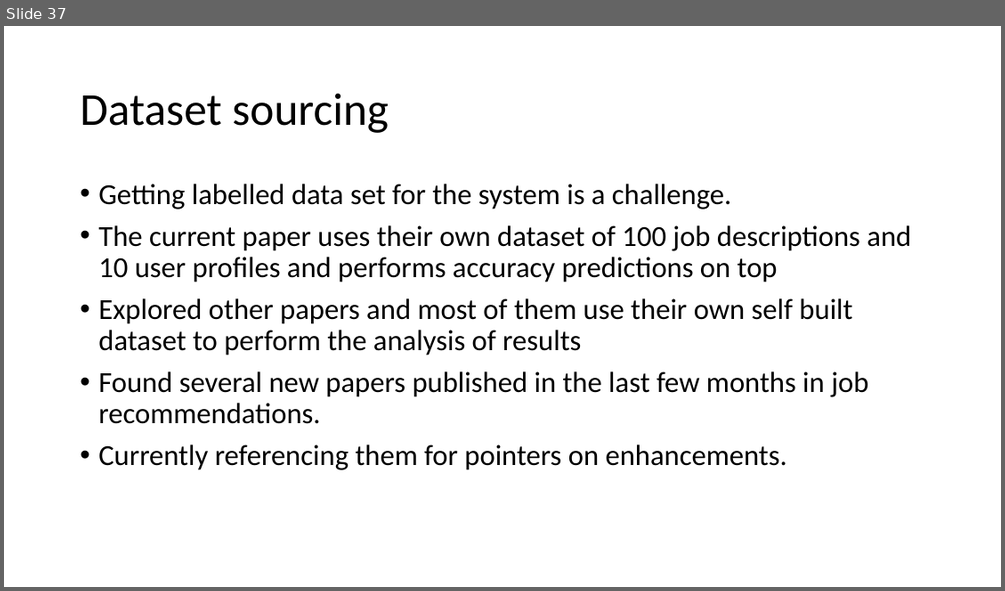
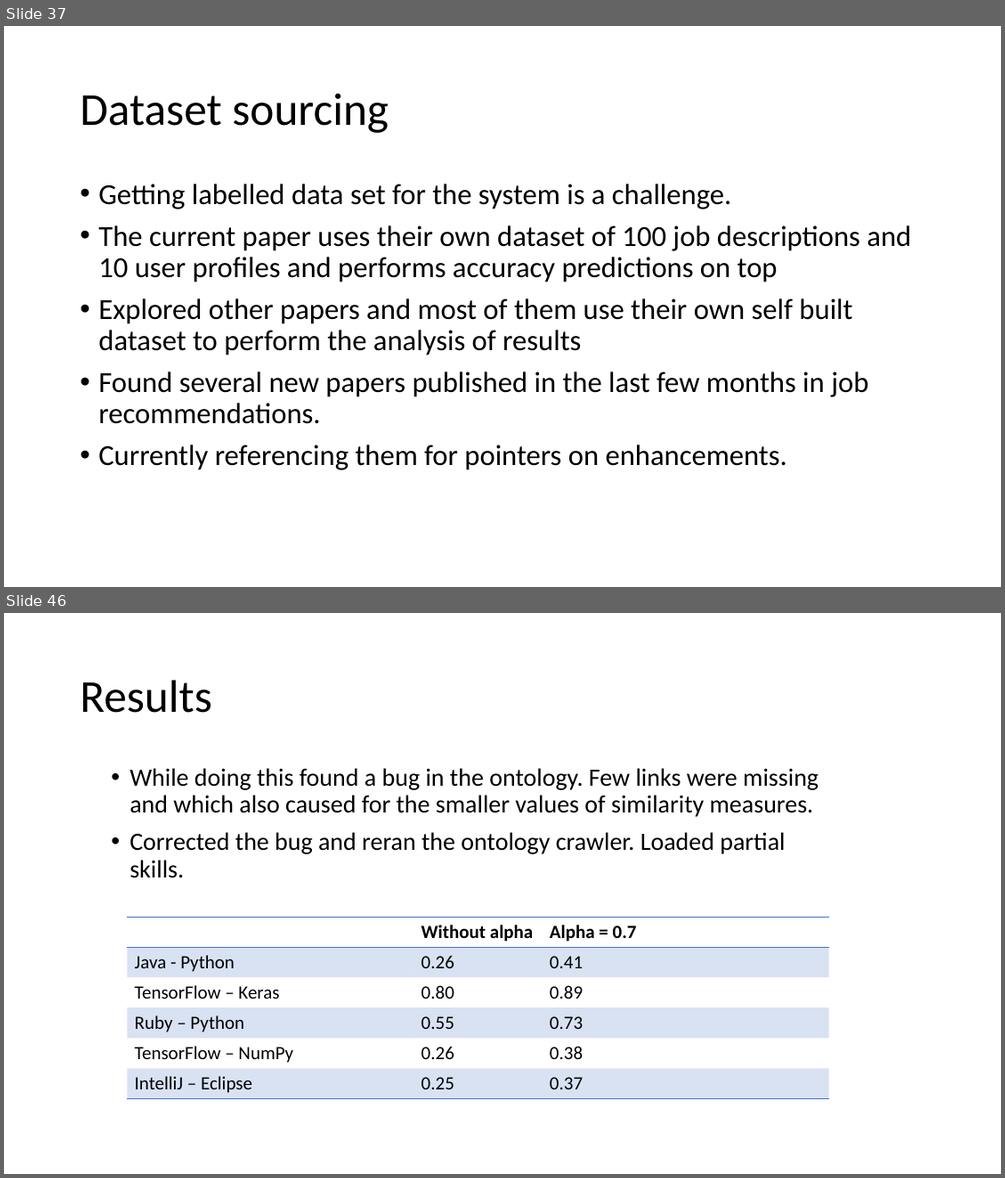
Before and after one commit to yeshbash/CS297, a slide deck: CS297-2.pptx. Shown one above the other, each under a label of ours: slide 37 before the commit, slides 37 and 46 after it; the slides between them are not shown. The pictures are 1005x591 and 1005x1178 pixels, drawn with LibreOffice and Linux fonts; fonts in the diff are those of the drawing. Boxes give left, top, right and bottom in pixels: in the first picture for what was removed or moved away, otherwise in the second. Text is boxed around its words. In the diff, an @@ line names an element or a change of style, - is before the commit and + after.

Commit message:
Optimizing crawler logic

```diff
--- a/CS297-2.pptx
+++ b/CS297-2.pptx
@@ slide 46 added at box(4, 613, 1001, 1174), background #FFFFFF @@
@@ title added at box(80, 680, 212, 713), 44 pt, text #000000 @@
+Results
@@ text added at box(129, 768, 818, 878), 24 pt, text #000000 @@
+• While doing this found a bug in the ontology. Few links were missing and which also caused for the smaller values of similarity measures.
+• Corrected the bug and reran the ontology crawler. Loaded partial skills.
@@ table added at box(128, 916, 829, 1098), 6 rows, 3 columns @@
+ | Without alpha | Alpha = 0.7
+Java - Python | 0.26 | 0.41
+TensorFlow – Keras | 0.80 | 0.89
+Ruby – Python | 0.55 | 0.73
+TensorFlow – NumPy | 0.26 | 0.38
+IntelliJ – Eclipse | 0.25 | 0.37
```
Also in this commit, not shown: 8 other slides added, 2 other files.
